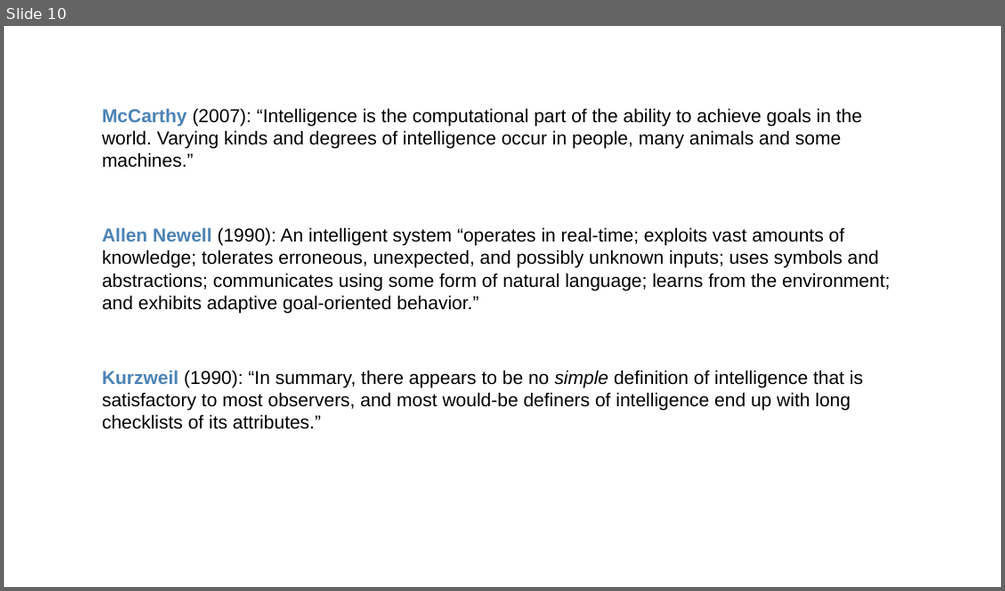
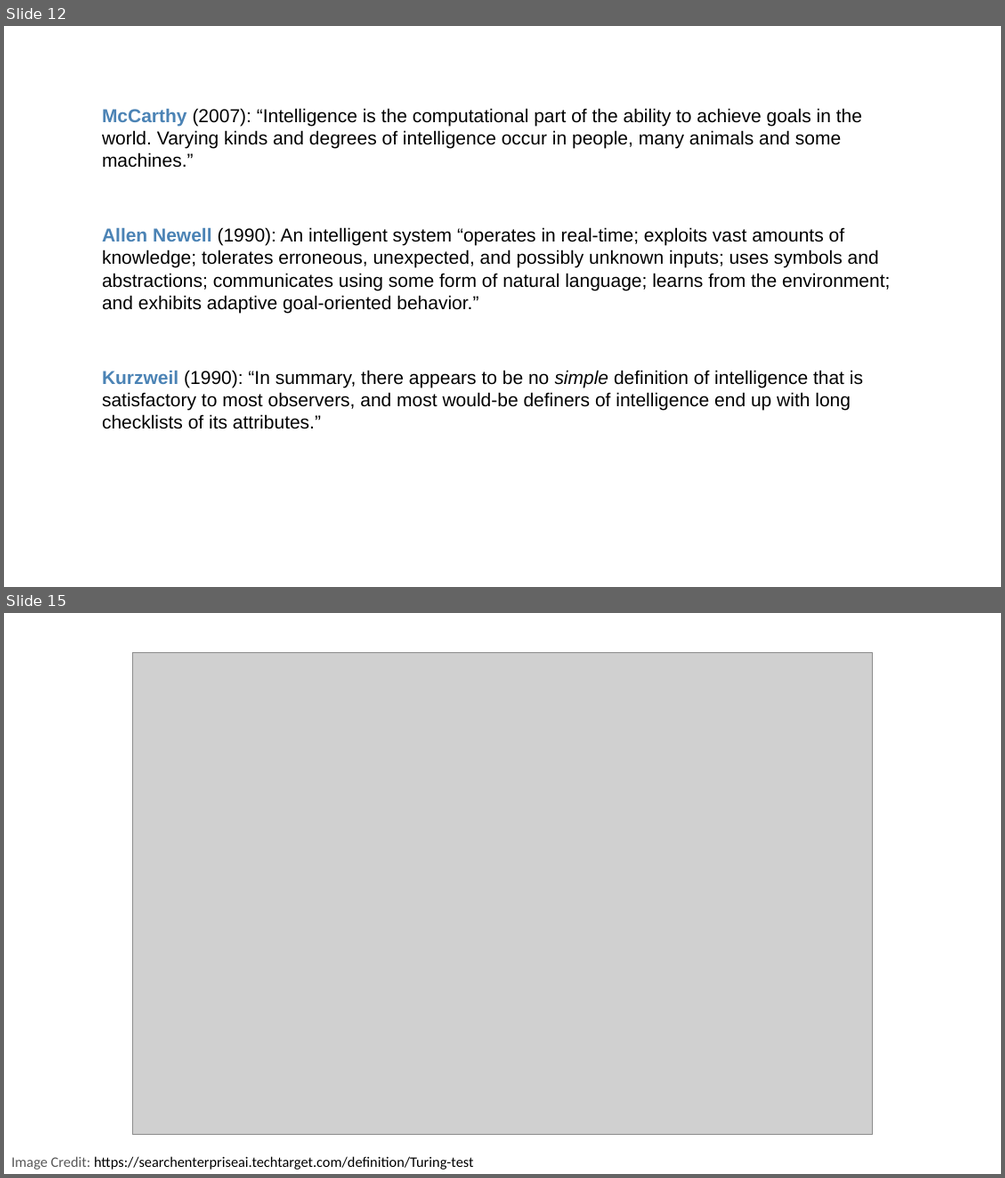
Before and after one commit to PracticumAI-Test/what_is_ai, a slide deck: ai_getting_started.pptx. Shown one above the other, each under a label of ours: slide 10 before the commit, slides 12 and 15 after it; the slides between them are not shown. The pictures are 1005x591 and 1005x1178 pixels, drawn with LibreOffice and Linux fonts; fonts in the diff are those of the drawing; grey boxes stand for pictures. Boxes give left, top, right and bottom in pixels: in the first picture for what was removed or moved away, otherwise in the second. Text is boxed around its words. In the diff, an @@ line names an element or a change of style, - is before the commit and + after.

```diff
--- a/ai_getting_started.pptx
+++ b/ai_getting_started.pptx
@@ slide 15 added at [4,613,1001,1174], background #FFFFFF @@
@@ picture added at [133,653,873,1135] @@
@@ text added at [11,1156,474,1169], 14 pt, text #000000 @@
+Image Credit: https://searchenterpriseai.techtarget.com/definition/Turing-test
@@ what was slide 10 is now slide 12 @@
```
Also in this commit, not shown: 4 slides changed, 4 other slides added, 6 slides removed, 1 other file.
